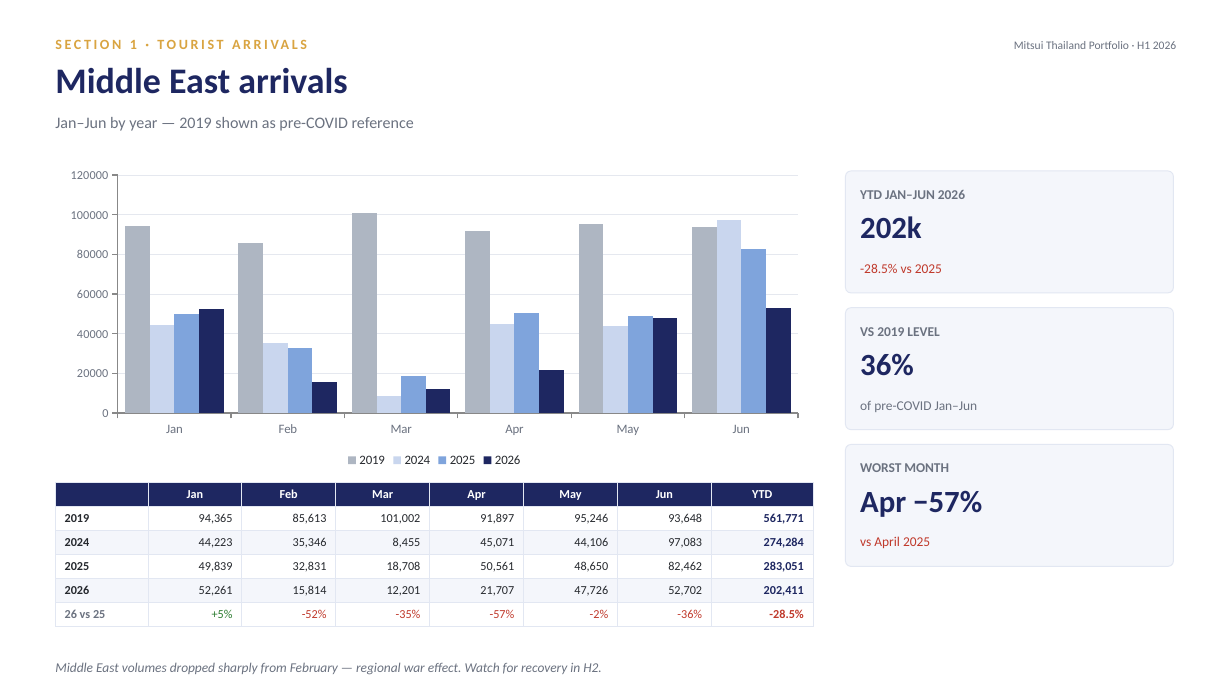
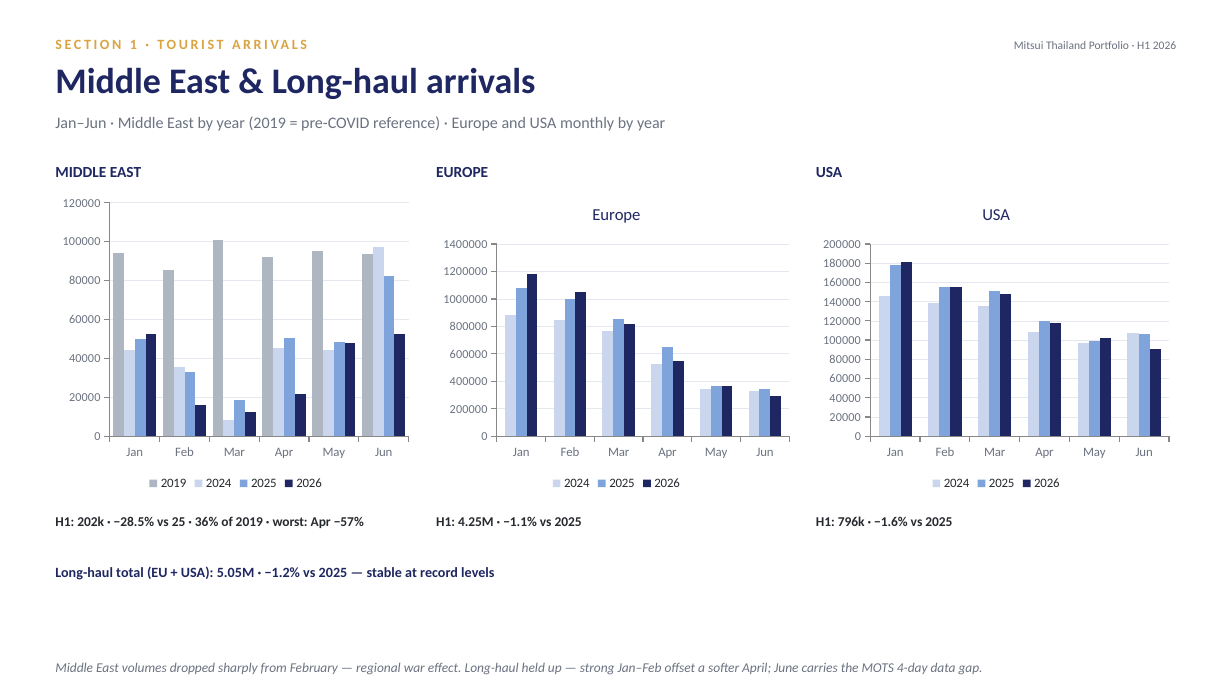
Before and after one commit to Chavin2543/mae-workspace, a slide deck: slide 6 of output/Portfolio_Performance_Report_H1-2026.pptx. Drawn at 1232x693 pixels with LibreOffice and Linux fonts; fonts in the diff are those of the drawing. Boxes give left, top, right and bottom in pixels: in the first picture for what was removed or moved away, otherwise in the second. Text is boxed around its words. In the diff, an @@ line names an element or a change of style, - is before the commit and + after.

```diff
--- a/output/Portfolio_Performance_Report_H1-2026.pptx
+++ b/output/Portfolio_Performance_Report_H1-2026.pptx
@@ text at [55,67,535,99]: text changed @@
-Middle East arrivals
+Middle East & Long-haul arrivals
@@ text at [55,116,665,131]: text changed @@
-Jan–Jun by year — 2019 shown as pre-COVID reference
+Jan–Jun · Middle East by year (2019 = pre-COVID reference) · Europe and USA monthly by year
@@ text added at [55,167,141,177], 12 pt, text #1E2761, bold @@
+MIDDLE EAST
@@ text added at [436,167,488,177], 12 pt, text #1E2761, bold @@
+EUROPE
@@ text added at [816,167,842,177], 12 pt, text #1E2761, bold @@
+USA
@@ rounded rectangle removed at [846,171,1174,293] @@
@@ column chart: place and size @@
-column chart at [55,162,813,471]
+column chart at [55,189,416,494]
@@ column chart added at [436,189,797,494] @@
+title "Europe"
+categories: Jan, Feb, Mar, Apr, May, Jun
+2024: 880000, 850000, 770000, 520000, 340000, 330000
+2025: 1080000, 1000000, 850000, 650000, 370000, 350000
+2026: 1180000, 1050000, 820000, 550000, 370000, 290000
@@ column chart added at [816,189,1177,494] @@
+title "USA"
+categories: Jan, Feb, Mar, Apr, May, Jun
+2024: 146000, 138000, 136000, 108000, 97000, 107000
+2025: 178000, 155000, 152000, 119000, 99000, 106000
+2026: 182000, 155000, 148000, 117000, 102000, 91000
@@ text removed at [860,190,965,199] @@
-YTD JAN–JUN 2026
@@ text removed at [860,216,922,239] @@
-202k
@@ text removed at [860,264,942,273] @@
--28.5% vs 2025
@@ rounded rectangle removed at [846,308,1174,430] @@
@@ text removed at [860,327,939,336] @@
-VS 2019 LEVEL
@@ text removed at [860,353,914,376] @@
-36%
@@ text removed at [860,401,978,412] @@
-of pre-COVID Jan–Jun
@@ rounded rectangle removed at [846,445,1174,567] @@
@@ text removed at [860,463,949,472] @@
-WORST MONTH
@@ table removed at [55,482,815,627], 6 rows, 8 columns @@
- | Jan | Feb | Mar | Apr | May | Jun | YTD
-2019 | 94,365 | 85,613 | 101,002 | 91,897 | 95,246 | 93,648 | 561,771
-2024 | 44,223 | 35,346 | 8,455 | 45,071 | 44,106 | 97,083 | 274,284
-2025 | 49,839 | 32,831 | 18,708 | 50,561 | 48,650 | 82,462 | 283,051
-2026 | 52,261 | 15,814 | 12,201 | 21,707 | 47,726 | 52,702 | 202,411
-26 vs 25 | +5% | -52% | -35% | -57% | -2% | -36% | -28.5%
@@ text removed at [860,490,982,517] @@
-Apr −57%
@@ text added at [55,516,364,528], 10.5 pt, text #26292E, bold @@
+H1: 202k · −28.5% vs 25 · 36% of 2019 · worst: Apr −57%
@@ text added at [436,516,582,526], 10.5 pt, text #26292E, bold @@
+H1: 4.25M · −1.1% vs 2025
@@ text at [816,516,952,526]: text changed; text colour #C0392B to #26292E; bold on @@
-vs April 2025
+H1: 796k · −1.6% vs 2025
@@ text "H1: 796k · −1.6% vs ..." at [816,516,952,526]: vertical alignment middle to top @@
@@ text added at [55,566,494,580], 11 pt, text #1E2761, bold @@
+Long-haul total (EU + USA): 5.05M · −1.2% vs 2025 — stable at record levels
@@ text at [55,662,983,675]: text changed @@
-Middle East volumes dropped sharply from February — regional war effect. Watch for recovery in H2.
+Middle East volumes dropped sharply from February — regional war effect. Long-haul held up — strong Jan–Feb offset a softer April; June carries the MOTS 4-day data gap.
```
Also in this commit, not shown: 1 slide removed.
